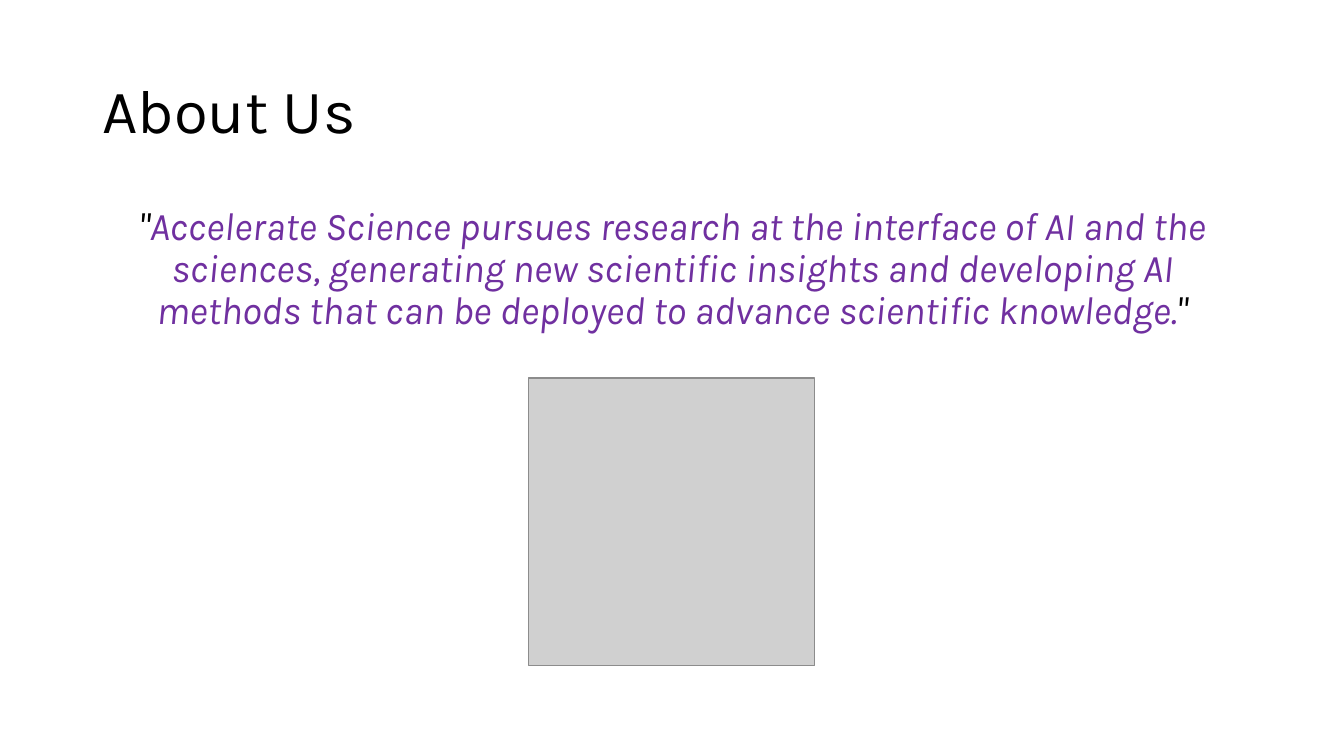
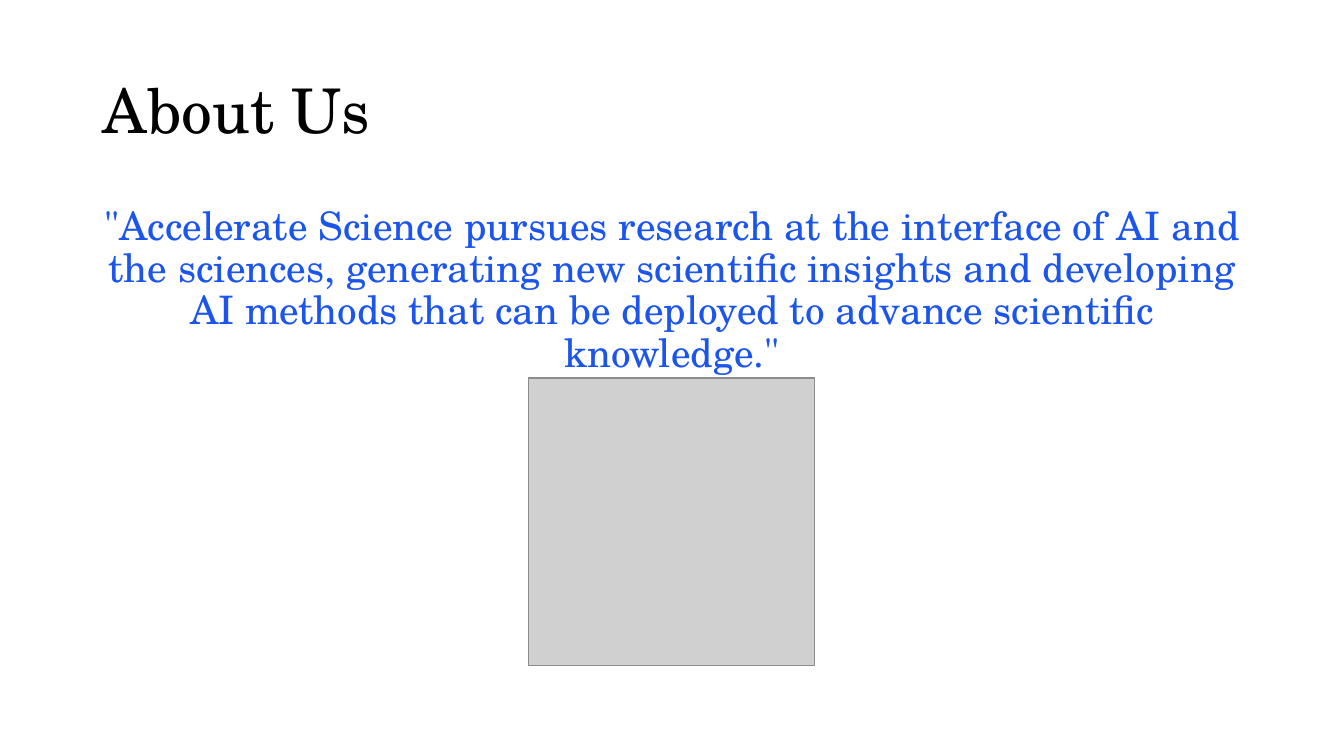
Before and after one commit to acceleratescience/large-language-models, a slide deck: slide 2 of slides/flsg/1-intro-flsg.pptx. Drawn at 1344x756 pixels with LibreOffice and Linux fonts; fonts in the diff are those of the drawing; grey boxes stand for pictures; background and template pictures are left out. Boxes give left, top, right and bottom in pixels: in the first picture for what was removed or moved away, otherwise in the second. Text is boxed around its words. In the diff, an @@ line names an element or a change of style, - is before the commit and + after.

```diff
--- a/slides/flsg/1-intro-flsg.pptx
+++ b/slides/flsg/1-intro-flsg.pptx
@@ title "About Us" at <box>102,87,370,134</box>: font Karla to TeX Gyre Schola @@
@@ text ""Accelerate Science pursues research at ..." at <box>104,211,1239,380</box>: font Karla to TeX Gyre Schola, text colour #7030A0 to #1B55EB, italic off; text colour #000000 to #1B55EB in ""Accelerate knowledge."" @@
```
Also in this commit, not shown: 17 other slides changed, 1 slide added, 1 other file.
